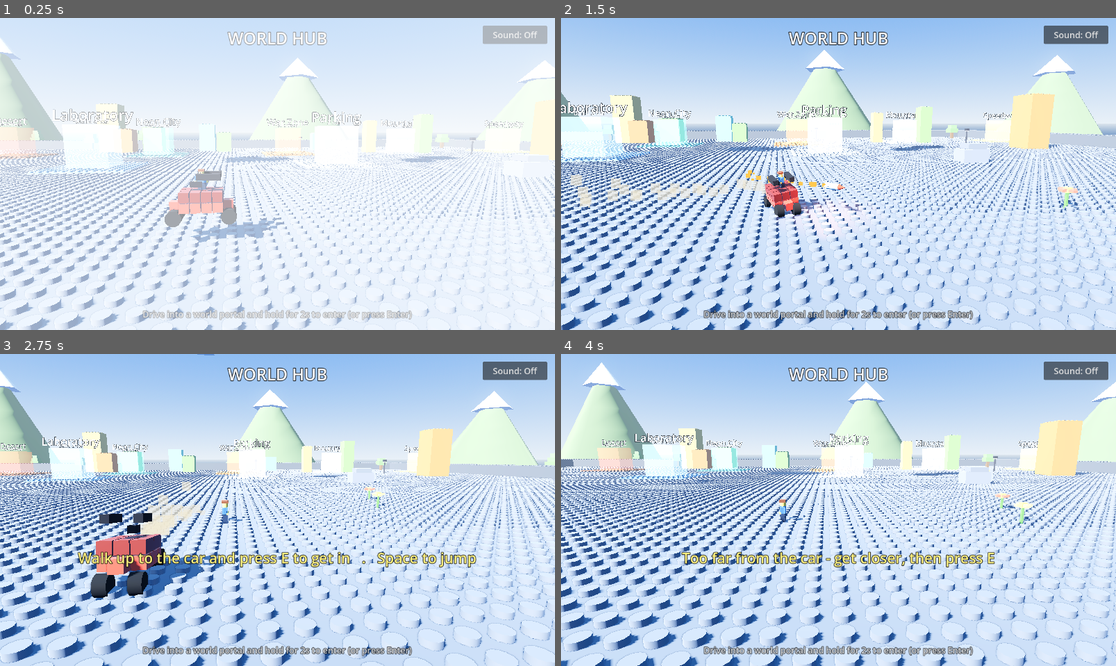
Above: before the commit, frames 1-4 (two rows, left to right).
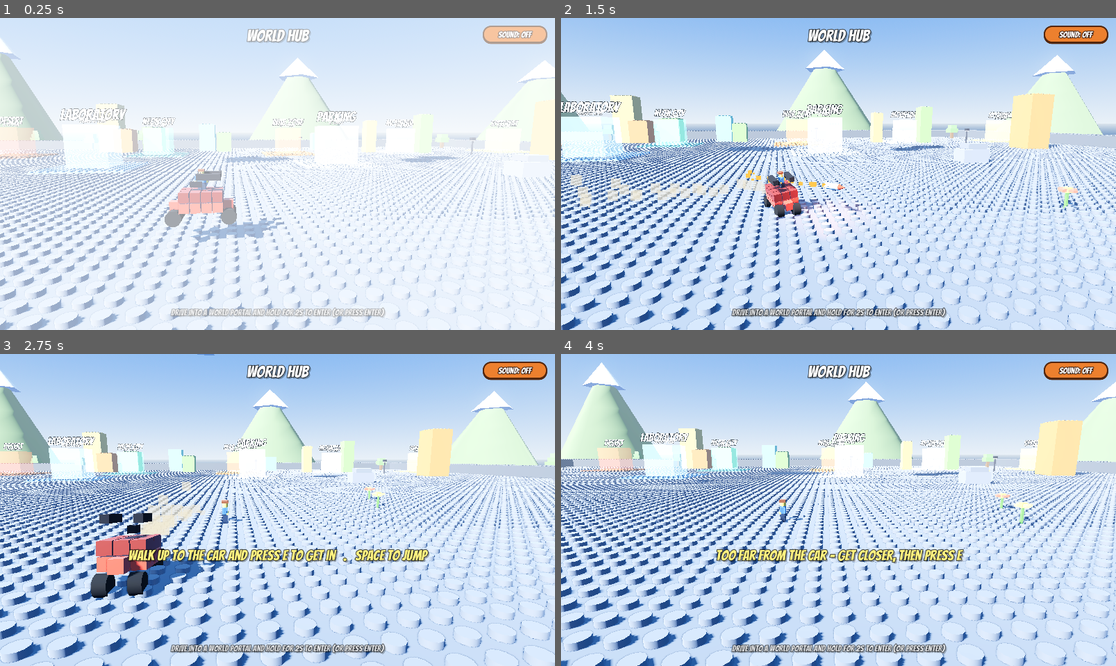
Above: after the commit, the same moments.

Repository: mrshapron/brick-stunt-rally
Game: Godot game, scene res://scenes/hub.tscn
Two runs of this game, one before a commit and one after it. Both use one fixed random seed, a clock stepped at 60 frames per second and the inputs below.
Inputs (mouse positions are in pixels of both pictures, inside the frame that each line leads up to):
- Up to frame 1 (0.25 s): no input
- Up to frame 2 (1.5 s): tap Enter at 0.5, 1.25 s; move the mouse to (960, 158) at 0.52 s; hold Right (move_right) 0.53-1.28 s; tap N (advance) at 0.6 s; click (960, 158) at 0.67 s; move the mouse to (727, 189) at 1.27 s; hold Down (move_down) from 1.28 s (still down); tap Space (fire) at 1.35 s
- Up to frame 3 (2.75 s): tap Enter at 2 s; move the mouse to (333, 441) at 2.02 s; release Down (move_down) at 2.03 s; hold Right (move_right) from 2.03 s (still down); hold E (interact) from 2.03 s (still down)
- Up to frame 4 (4 s): tap Enter at 2.75, 3.5 s; move the mouse to (810, 572) at 2.77 s; release Right (move_right) at 2.78 s; release E (interact) at 2.78 s; hold Up (move_up) 2.78-3.53 s; tap F at 2.85 s; click (810, 572) at 2.92 s; move the mouse to (1005, 556) at 3.52 s; hold Left (move_left) from 3.53 s (still down); tap C at 3.6 s

The runs differ from the first frame. In frame 1, 2.8% of the frame differs, in the area x 0-99%, y 2-97%; in frame 2, 3.5%; in frame 3, 5.8%; in frame 4, 5.4%.

Commit message:
Designed UI: playful Bangers font + themed rounded buttons, outlines and shadows for a kid-friendly look

Diff:
--- a/project.godot
+++ b/project.godot
@@ -19,6 +19,10 @@
 
 file_logging/enable_file_logging=true
 
+[gui]
+
+theme/custom="res://ui/game_theme.tres"
+
 [physics]
 
 3d/default_gravity=14.0
--- /dev/null
+++ b/ui/game_theme.tres
@@ -0,0 +1,66 @@
+[gd_resource type="Theme" load_steps=5 format=3 uid="uid://b1stunttheme01"]
+
+[ext_resource type="FontFile" path="res://fonts/Bangers-Regular.ttf" id="1_font"]
+
+[sub_resource type="StyleBoxFlat" id="btn_n"]
+content_margin_left = 16.0
+content_margin_top = 8.0
+content_margin_right = 16.0
+content_margin_bottom = 8.0
+bg_color = Color(0.93, 0.5, 0.18, 1)
+border_width_left = 3
+border_width_top = 3
+border_width_right = 3
+border_width_bottom = 5
+border_color = Color(0.32, 0.15, 0.05, 1)
+corner_radius_top_left = 16
+corner_radius_top_right = 16
+corner_radius_bottom_right = 16
+corner_radius_bottom_left = 16
+
+[sub_resource type="StyleBoxFlat" id="btn_h"]
+content_margin_left = 16.0
+content_margin_top = 8.0
+content_margin_right = 16.0
+content_margin_bottom = 8.0
+bg_color = Color(1.0, 0.62, 0.26, 1)
+border_width_left = 3
+border_width_top = 3
+border_width_right = 3
+border_width_bottom = 5
+border_color = Color(0.32, 0.15, 0.05, 1)
+corner_radius_top_left = 16
+corner_radius_top_right = 16
+corner_radius_bottom_right = 16
+corner_radius_bottom_left = 16
+
+[sub_resource type="StyleBoxFlat" id="btn_p"]
+content_margin_left = 16.0
+content_margin_top = 10.0
+content_margin_right = 16.0
+content_margin_bottom = 6.0
+bg_color = Color(0.78, 0.4, 0.12, 1)
+corner_radius_top_left = 16
+corner_radius_top_right = 16
+corner_radius_bottom_right = 16
+corner_radius_bottom_left = 16
+
+[resource]
+default_font = ExtResource("1_font")
+default_font_size = 26
+Button/colors/font_color = Color(1, 1, 1, 1)
+Button/colors/font_color_hover = Color(1, 1, 1, 1)
+Button/colors/font_color_pressed = Color(1, 0.95, 0.85, 1)
+Button/colors/font_outline_color = Color(0.2, 0.08, 0.02, 1)
+Button/constants/outline_size = 6
+Button/font_sizes/font_size = 24
+Button/styles/normal = SubResource("btn_n")
+Button/styles/hover = SubResource("btn_h")
+Button/styles/pressed = SubResource("btn_p")
+Button/styles/focus = SubResource("btn_n")
+Label/colors/font_color = Color(1, 1, 1, 1)
+Label/colors/font_outline_color = Color(0.13, 0.06, 0.22, 1)
+Label/colors/font_shadow_color = Color(0, 0, 0, 0.3)
+Label/constants/outline_size = 8
+Label/constants/shadow_offset_x = 3
+Label/constants/shadow_offset_y = 3
Binary file added: fonts/Bangers-Regular.ttf
Not shown, added: fonts/Bangers-Regular.ttf.import
Not shown, changed: README.md
